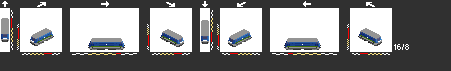
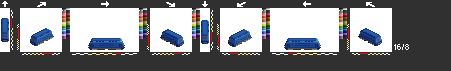
Layers edited between the first and the second 451x71 image:
hid "db1" over [1, 18, 382, 50]
painted on "ea" over [62, 8, 347, 39]
